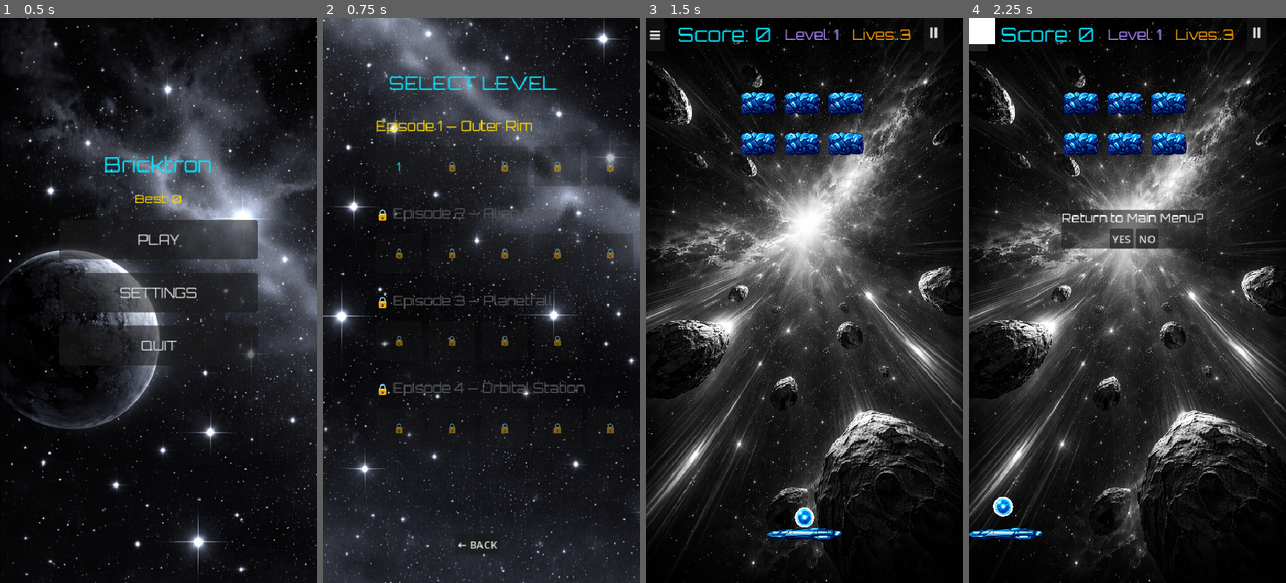
Above: before the commit, frames 1-4 (left to right).
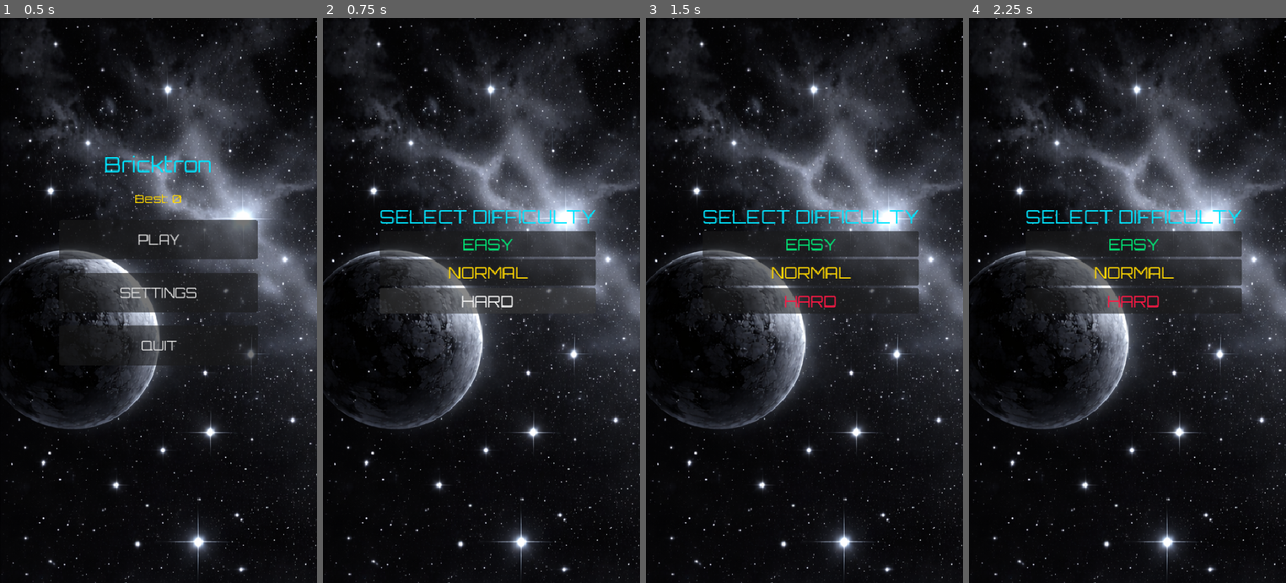
Above: after the commit, the same moments.

Repository: ilkkayli/godot-brick-breaker
Game: Godot game, scene res://MainMenu.tscn
The game is run twice, just before and just after one commit, with the same random seed, the same clock (stepped at 60 frames per second) and the same inputs.
Inputs (mouse positions are in pixels of both pictures, inside the frame that each line leads up to):
- Up to frame 1 (0.5 s): no input
- Up to frame 2 (0.75 s): click "PLAY" at 0.5 s
- Up to frame 3 (1.5 s): click (722, 164) at 1.25 s, where only the run before the commit has a clickable "1"
- Up to frame 4 (2.25 s): click (978, 34) at 2 s, where only the run before the commit has a clickable "≡"

Frame 1 is identical in both runs. In frame 2, 47% of the frame differs, in the area x 0-100%, y 0-100%; in frame 3, 46%; in frame 4, 46%.

Commit message:
Add difficulty system with ball speed, paddle width, lives and powerup chance per difficulty

Diff:
--- a/Brick.gd
+++ b/Brick.gd
@@ -62,7 +62,8 @@
 		_explode()
 	else:
 		main.snd_brick_break.play()
-	if randf() < POWERUP_CHANCE:
+	var chance = SaveManager.get_difficulty_data()["powerup_chance"]
+	if randf() < chance:
 		var powerup = POWERUP_SCENE.instantiate()
 		powerup.position = global_position
 		var types = PowerUp.Type.values()
--- /dev/null
+++ b/DifficultySelect.gd
@@ -0,0 +1,37 @@
+extends Control
+
+func _ready() -> void:
+	var font = load("res://assets/fonts/orbitron.ttf")
+
+	var easy_btn = $VBoxContainer/EasyButton
+	var normal_btn = $VBoxContainer/NormalButton
+	var hard_btn = $VBoxContainer/HardButton
+
+	var title = $VBoxContainer/TitleLabel
+	title.add_theme_font_override("font", font)
+	title.add_theme_font_size_override("font_size", 28)
+	title.add_theme_color_override("font_color", Color("#00E5FF"))
+
+	for btn in [easy_btn, normal_btn, hard_btn]:
+		btn.add_theme_font_override("font", font)
+		btn.add_theme_font_size_override("font_size", 24)
+
+	easy_btn.add_theme_color_override("font_color", Color("#00E676"))   # vihreä
+	normal_btn.add_theme_color_override("font_color", Color("#FFD700")) # keltainen
+	hard_btn.add_theme_color_override("font_color", Color("#FF1744"))   # punainen
+
+	easy_btn.pressed.connect(_on_easy_pressed)
+	normal_btn.pressed.connect(_on_normal_pressed)
+	hard_btn.pressed.connect(_on_hard_pressed)
+
+func _on_easy_pressed() -> void:
+	SaveManager.set_setting("difficulty", "easy")
+	get_tree().call_deferred("change_scene_to_file", "res://LevelSelect.tscn")
+
+func _on_normal_pressed() -> void:
+	SaveManager.set_setting("difficulty", "normal")
+	get_tree().call_deferred("change_scene_to_file", "res://LevelSelect.tscn")
+
+func _on_hard_pressed() -> void:
+	SaveManager.set_setting("difficulty", "hard")
+	get_tree().call_deferred("change_scene_to_file", "res://LevelSelect.tscn")
--- /dev/null
+++ b/DifficultySelect.tscn
@@ -0,0 +1,47 @@
+[gd_scene format=3 uid="uid://biq06cjkwybum"]
+
+[ext_resource type="Script" uid="uid://dlq4yh0uu5oga" path="res://DifficultySelect.gd" id="1_lsqiq"]
+[ext_resource type="Texture2D" uid="uid://cwt5ad3suhrur" path="res://background_v5.png" id="2_d0e0e"]
+[ext_resource type="FontFile" uid="uid://dht3tl6ofdgw5" path="res://assets/fonts/orbitron.ttf" id="3_2hryf"]
+
+[node name="Control" type="Control" unique_id=1611156042]
+layout_mode = 3
+anchors_preset = 0
+offset_right = 40.0
+offset_bottom = 40.0
+script = ExtResource("1_lsqiq")
+
+[node name="Background" type="TextureRect" parent="." unique_id=1605486034]
+layout_mode = 0
+offset_right = 40.0
+offset_bottom = 40.0
+texture = ExtResource("2_d0e0e")
+
+[node name="VBoxContainer" type="VBoxContainer" parent="." unique_id=1620181802]
+layout_mode = 1
+anchors_preset = 15
+anchor_right = 1.0
+anchor_bottom = 1.0
+offset_left = 180.0
+offset_top = 300.0
+offset_right = 278.0
+offset_bottom = 388.0
+grow_horizontal = 2
+grow_vertical = 2
+
+[node name="TitleLabel" type="Label" parent="VBoxContainer" unique_id=1028082365]
+layout_mode = 2
+theme_override_fonts/font = ExtResource("3_2hryf")
+text = "SELECT DIFFICULTY"
+
+[node name="EasyButton" type="Button" parent="VBoxContainer" unique_id=1555607773]
+layout_mode = 2
+text = "EASY"
+
+[node name="NormalButton" type="Button" parent="VBoxContainer" unique_id=1098692042]
+layout_mode = 2
+text = "NORMAL"
+
+[node name="HardButton" type="Button" parent="VBoxContainer" unique_id=437865496]
+layout_mode = 2
+text = "HARD"
--- a/Main.gd
+++ b/Main.gd
@@ -4,9 +4,9 @@
 const PowerUp = preload("res://PowerUp.gd")
 const LevelComplete = preload("res://LevelComplete.gd")
 
-const BASE_SPEED = 500.0
-const SPEED_INCREMENT = 40.0
-const MAX_LIVES = 3
+var BASE_SPEED = 500.0
+var SPEED_INCREMENT = 40.0
+var MAX_LIVES = 3
 
 var score = 0
 var game_over = false
@@ -41,6 +41,31 @@
 var is_slowed: bool = false
 
 func _ready() -> void:
+	var diff = SaveManager.get_difficulty_data()
+	var episode = SaveManager.get_setting("current_episode", 1)
+
+	print("=== DIFFICULTY DEBUG ===")
+	print("Difficulty: ", SaveManager.get_difficulty())
+	print("BASE_SPEED: ", diff["speeds"][episode])
+	print("PADDLE_WIDTH: ", 110.0 * diff["paddle_multiplier"])
+	print("MAX_LIVES: ", diff["lives"])
+	print("Powerup chance: ", diff["powerup_chance"])
+	print("========================")
+
+	# Ball speed episodin mukaan
+	BASE_SPEED = diff["speeds"][episode]
+
+	# Paddle width
+	paddle.PADDLE_WIDTH = 110.0 * diff["paddle_multiplier"]
+	paddle.apply_width()
+
+	# Lives
+	MAX_LIVES = diff["lives"]
+	lives = MAX_LIVES
+
+	# Aseta pallon nopeus heti
+	ball.speed = BASE_SPEED
+
 	level = SaveManager.get_setting("current_level", 1)
 	score = SaveManager.get_setting("current_score", 0)
 	_load_background()
@@ -80,6 +105,7 @@
 	lives_label.text = "Lives: " + str(lives)
 
 func spawn_bricks() -> void:
+	bricks_destroyed_count = 0
 	for child in get_children():
 		if child is StaticBody2D and child.has_method("hit"):
 			child.queue_free()
@@ -94,9 +120,19 @@
 	ball.speed = BASE_SPEED + (level - 1) * SPEED_INCREMENT
 	ball.attach_to_paddle(paddle)
 
+var bricks_destroyed_count: int = 0
+
 func _on_brick_destroyed() -> void:
 	score += 10
 	bricks_remaining -= 1
+	bricks_destroyed_count += 1
+
+	# Speed boost joka 10. tiilestä
+	if bricks_destroyed_count % 10 == 0:
+		for b in get_tree().get_nodes_in_group("balls"):
+			b.speed += 5
+			b.velocity = b.velocity.normalized() * b.speed
+
 	update_hud()
 	if bricks_remaining <= 0:
 		level_clear()
--- a/MainMenu.gd
+++ b/MainMenu.gd
@@ -1,8 +1,6 @@
 extends Control
 
 const MAIN_SCENE = "res://main.tscn"
-
-@onready var settings_screen = $SettingsLayer/Settings
 
 func _ready() -> void:
 	var high_score = load_high_score()
@@ -12,16 +10,13 @@
 	$VBoxContainer/QuitButton.pressed.connect(_on_quit_pressed)
 
 func _on_play_pressed() -> void:
-	get_tree().call_deferred("change_scene_to_file", "res://LevelSelect.tscn")
+	get_tree().call_deferred("change_scene_to_file", "res://DifficultySelect.tscn")
 
 func _change_to_main() -> void:
 	get_tree().change_scene_to_file("res://main.tscn")
 
 func _on_settings_pressed() -> void:
 	get_tree().call_deferred("change_scene_to_file", "res://Settings.tscn")
-
-func _on_settings_closed() -> void:
-	settings_screen.visible = false
 
 func _on_quit_pressed() -> void:
 	get_tree().quit()
--- a/SaveManager.gd
+++ b/SaveManager.gd
@@ -97,3 +97,18 @@
 		var text = file.get_as_text()
 		file.close()
 		_data = JSON.parse_string(text)
+
+const DIFFICULTY_DATA = {
+	"easy":   {"paddle_multiplier": 1.25, "powerup_chance": 0.30, "lives": 5,
+		"speeds": {1: 260, 2: 280, 3: 300, 4: 320}},
+	"normal": {"paddle_multiplier": 1.0,  "powerup_chance": 0.18, "lives": 3,
+		"speeds": {1: 300, 2: 330, 3: 360, 4: 390}},
+	"hard":   {"paddle_multiplier": 0.8,  "powerup_chance": 0.10, "lives": 2,
+		"speeds": {1: 340, 2: 380, 3: 420, 4: 460}}
+}
+
+func get_difficulty() -> String:
+	return get_setting("difficulty", "normal")
+
+func get_difficulty_data() -> Dictionary:
+	return DIFFICULTY_DATA[get_difficulty()]
--- a/paddle.gd
+++ b/paddle.gd
@@ -1,7 +1,7 @@
 extends CharacterBody2D
 
-const PADDLE_WIDTH: float = 110.0
-const PADDLE_WIDTH_POWERED: float = 320.0
+var PADDLE_WIDTH: float = 110.0
+var PADDLE_WIDTH_POWERED: float = 180.0
 const POWERUP_DURATION: float = 10.0
 
 var screen_width: float = 0.0
@@ -70,3 +70,9 @@
 		sprite.scale.x = base_sprite_scale_x * (PADDLE_WIDTH_POWERED / PADDLE_WIDTH)
 	else:
 		sprite.scale.x = base_sprite_scale_x
+
+func apply_width() -> void:
+	var shape = $CollisionShape2D.shape
+	shape.size = Vector2(PADDLE_WIDTH, shape.size.y)
+	$Sprite2D.scale.x = 0.314 * (PADDLE_WIDTH / 110.0)
+	base_sprite_scale_x = $Sprite2D.scale.x
Not shown, added: DifficultySelect.gd.uid
